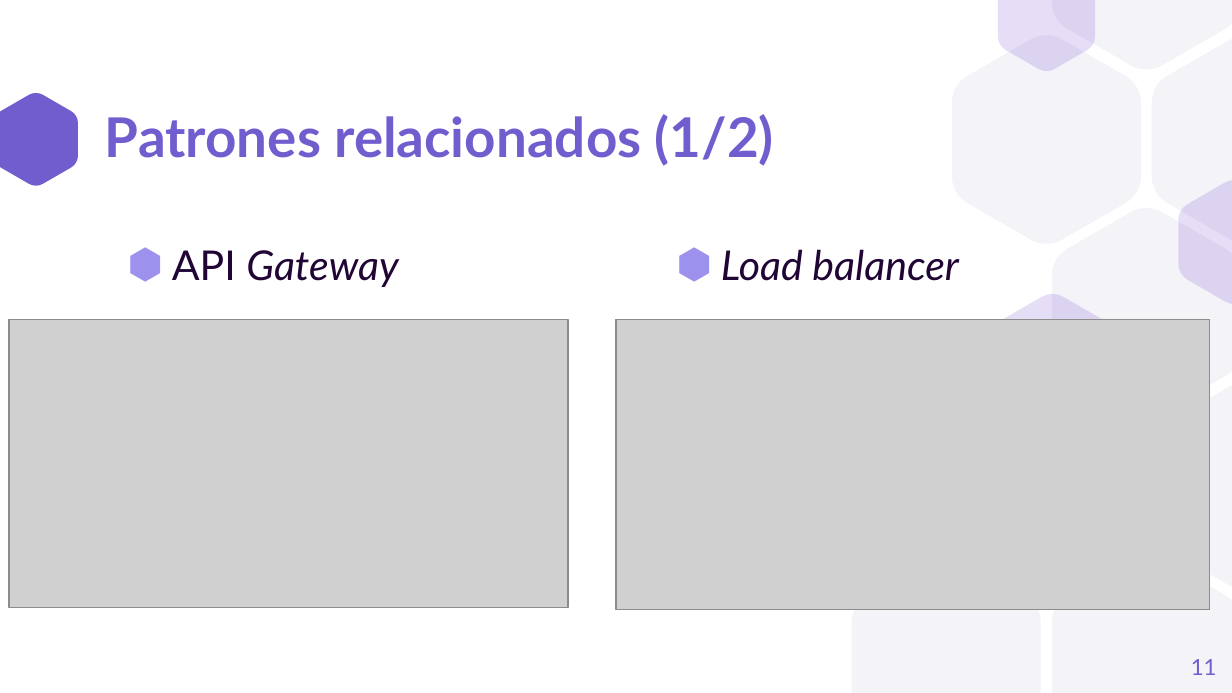
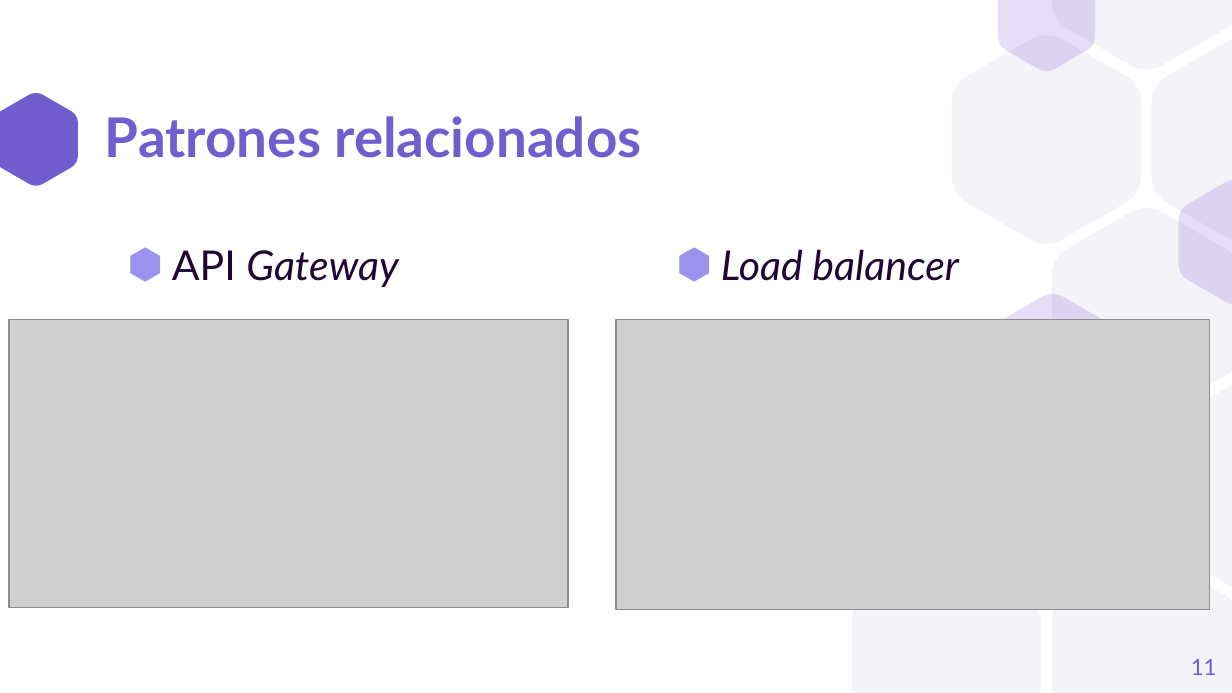
Before and after one commit to a1ex9788/TFG, a slide deck: slide 11 of TFG_AlejandroCarrion.pptx. Drawn at 1232x693 pixels with LibreOffice and Linux fonts; fonts in the diff are those of the drawing; grey boxes stand for pictures. Boxes give left, top, right and bottom in pixels: in the first picture for what was removed or moved away, otherwise in the second. Text is boxed around its words. In the diff, an @@ line names an element or a change of style, - is before the commit and + after.

```diff
--- a/TFG_AlejandroCarrion.pptx
+++ b/TFG_AlejandroCarrion.pptx
@@ title at bbox=[105, 116, 641, 158]: text changed @@
-Patrones relacionados (1/2)
+Patrones relacionados
```
Also in this commit, not shown: 10 other slides changed, 7 slides removed.
